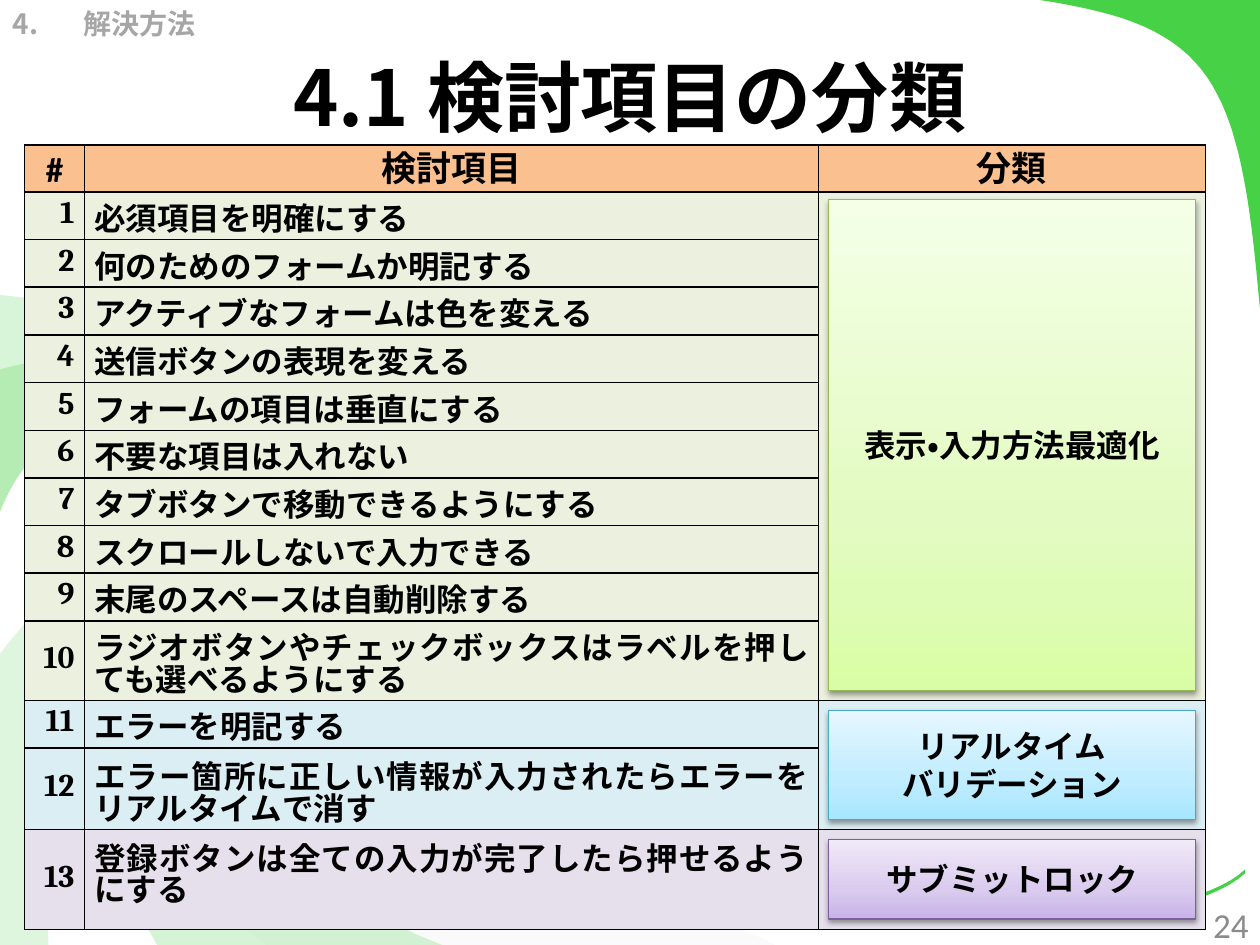
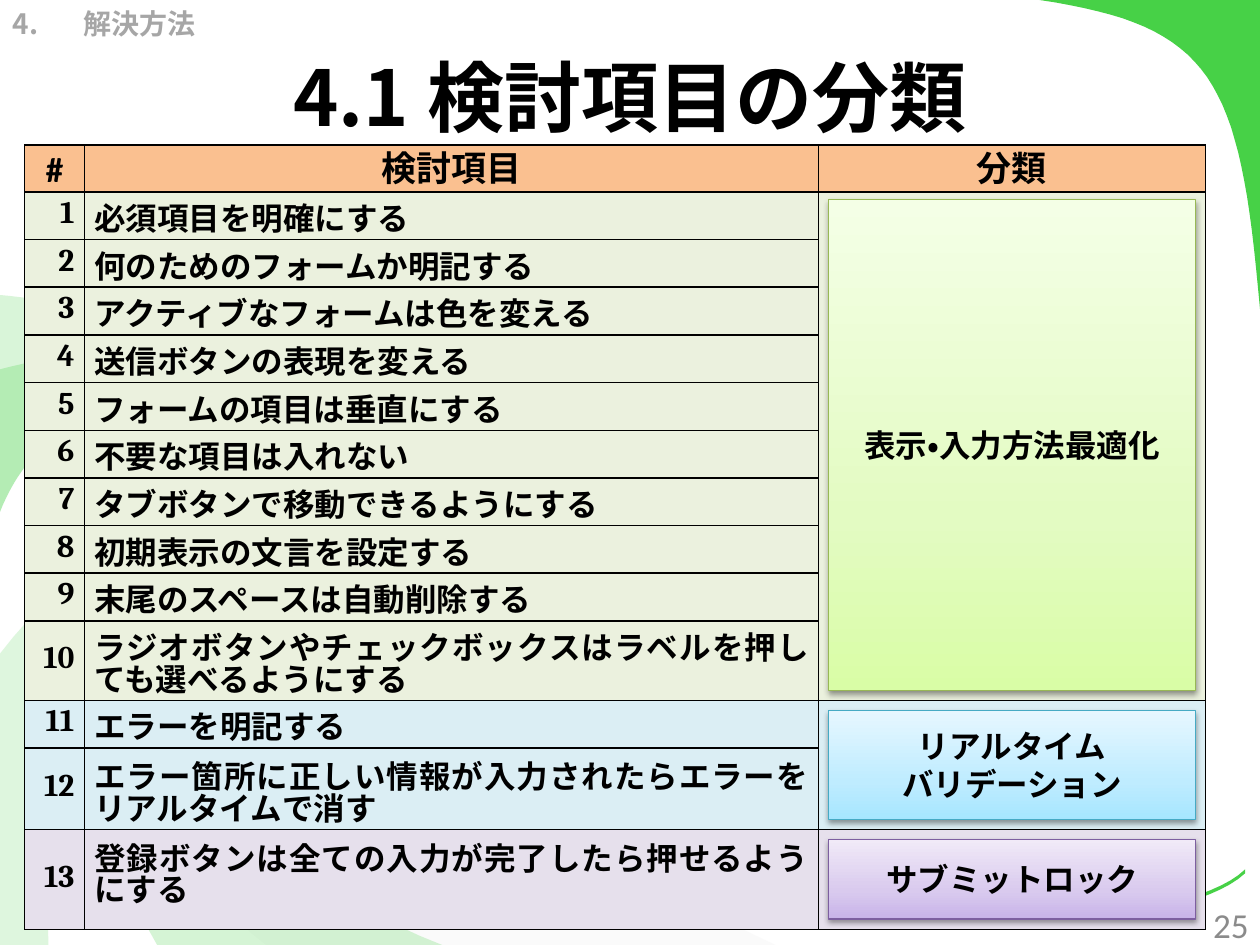
Before and after one commit to kotaro0717/Report-Management, a slide deck: slide 25 of 1.中間報告/3.発表資料/report_hokada.pptx (slide 24 before the commit). Drawn at 1260x945 pixels with LibreOffice and Linux fonts; fonts in the diff are those of the drawing. Boxes give left, top, right and bottom in pixels: in the first picture for what was removed or moved away, otherwise in the second. Text is boxed around its words. In the diff, an @@ line names an element or a change of style, - is before the commit and + after.

```diff
--- a/1.中間報告/3.発表資料/report_hokada.pptx
+++ b/1.中間報告/3.発表資料/report_hokada.pptx
@@ table at box(25, 145, 1206, 930) @@
-row 9, column 2: スクロールしないで入力できる
+row 9, column 2: 初期表示の文言を設定する
@@ page number at box(1213, 915, 1248, 938): text changed @@
-24
+25
```
Also in this commit, not shown: 18 other slides changed, 3 slides added, 1 slide removed, 5 other files.
